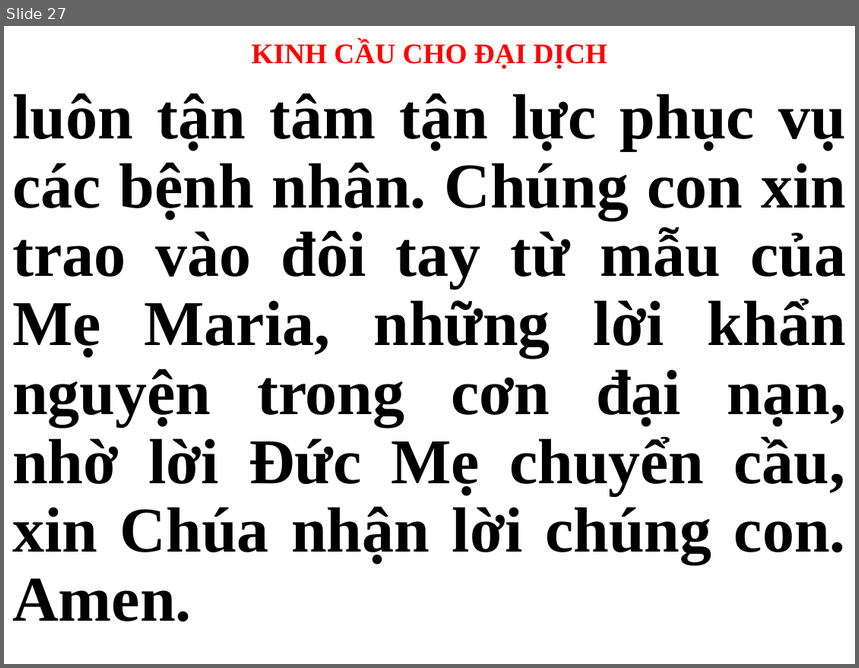
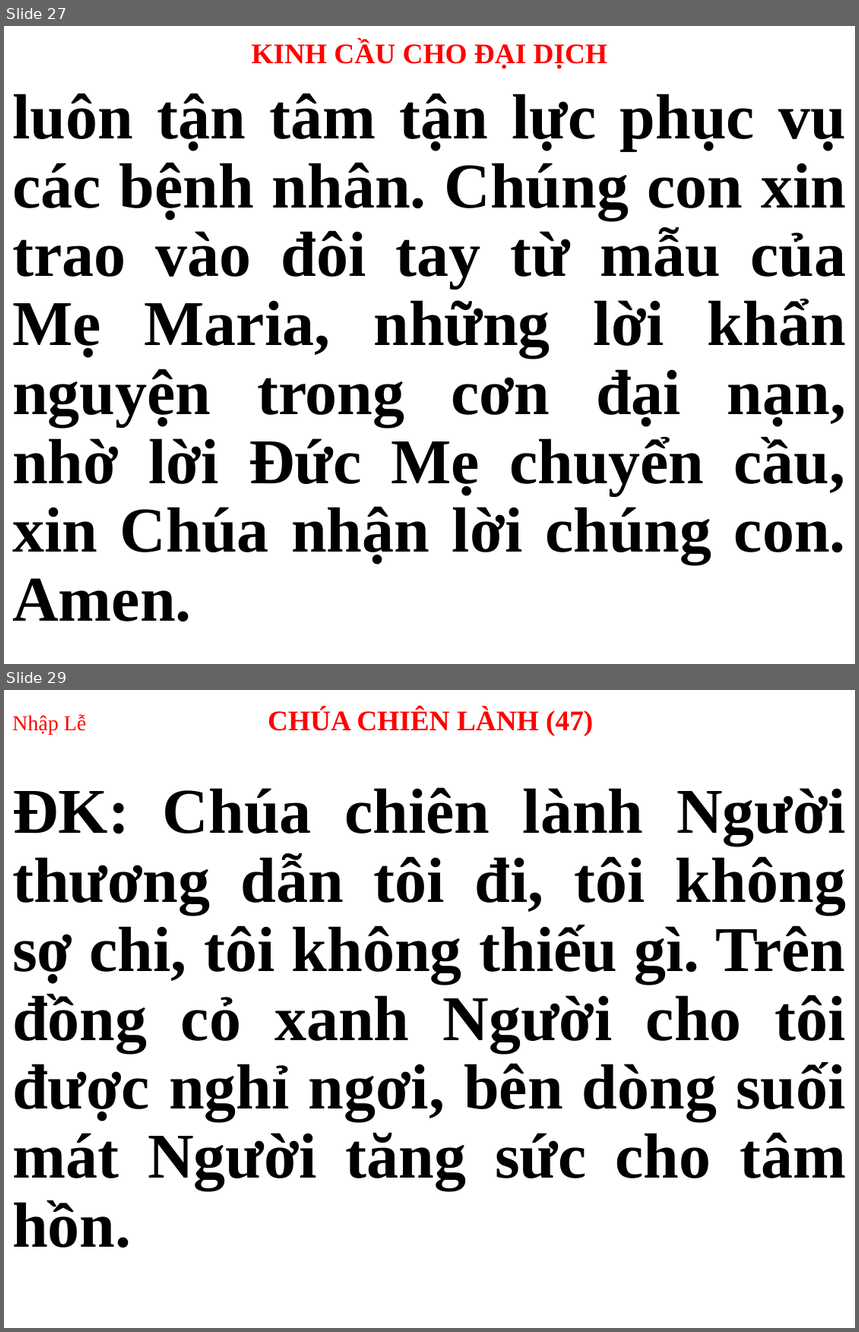
Before and after one commit to webfullstack99/usb-songs, a slide deck: CN.pptx. Shown one above the other, each under a label of ours: slide 27 before the commit, slides 27 and 29 after it; the slides between them are not shown. The pictures are 859x668 and 859x1332 pixels, drawn with LibreOffice and Linux fonts; fonts in the diff are those of the drawing. Boxes give left, top, right and bottom in pixels: in the first picture for what was removed or moved away, otherwise in the second. Text is boxed around its words. In the diff, an @@ line names an element or a change of style, - is before the commit and + after.

```diff
--- a/CN.pptx
+++ b/CN.pptx
@@ slide 29 added at [4, 690, 855, 1328], background #FFFFFF @@
@@ title added at [12, 708, 593, 736], 24 pt, text #FF0000, bold @@
+Nhập Lễ CHÚA CHIÊN LÀNH (47)
@@ subtitle added at [12, 787, 846, 1249], 54 pt, text #000000, bold @@
+ĐK: Chúa chiên lành Người thương dẫn tôi đi, tôi không sợ chi, tôi không thiếu gì. Trên đồng cỏ xanh Người cho tôi được nghỉ ngơi, bên dòng suối mát Người tăng sức cho tâm hồn.
```
Also in this commit, not shown: 29 other slides changed, 21 other slides added, 39 slides removed, 1 other file.
